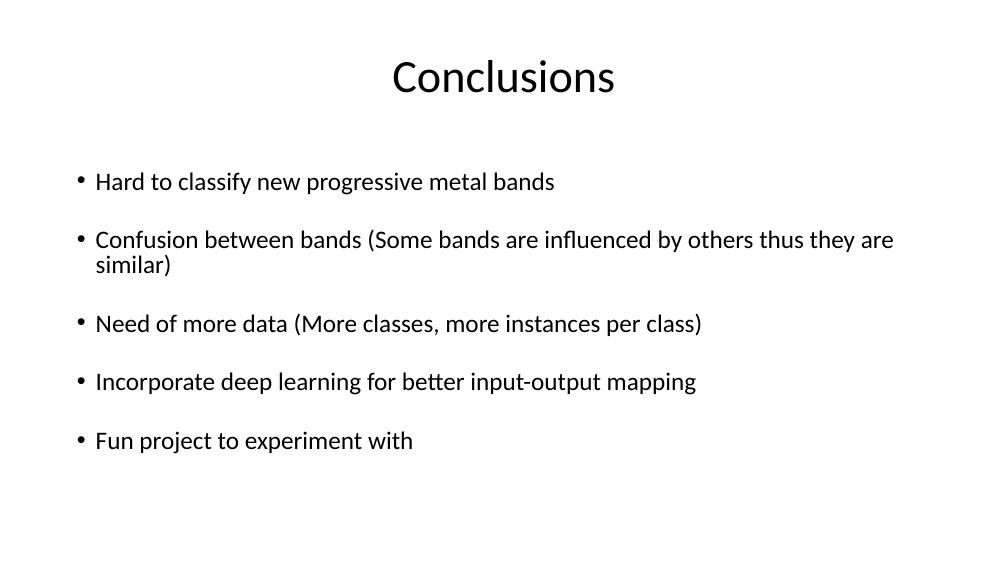
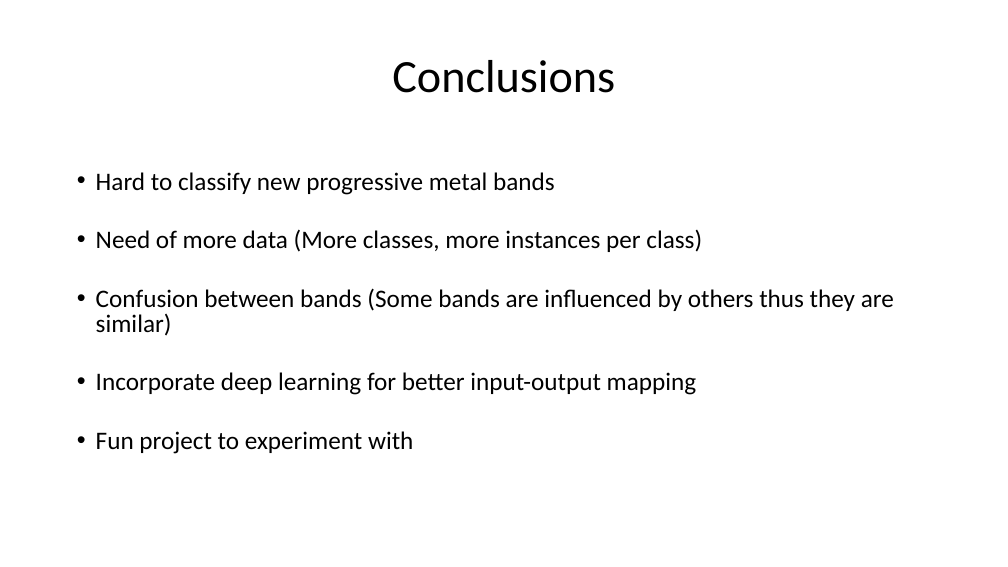
Before and after one commit to johnsaveus/Prog_Metal_Classification, a slide deck: slide 10 of Report.odp. Drawn at 1008x567 pixels with LibreOffice and Linux fonts; fonts in the diff are those of the drawing. Boxes give left, top, right and bottom in pixels: in the first picture for what was removed or moved away, otherwise in the second. Text is boxed around its words. In the diff, an @@ line names an element or a change of style, - is before the commit and + after.

```diff
--- a/Report.odp
+++ b/Report.odp
@@ text at (x1=96, y1=229, x2=702, y2=252): paragraph added @@
+• Need of more data (More classes, more instances per class)
@@ text at (x1=96, y1=313, x2=702, y2=336): paragraph removed @@
-• Need of more data (More classes, more instances per class)
```
Also in this commit, not shown: 1 other slide changed, 1 other file.
